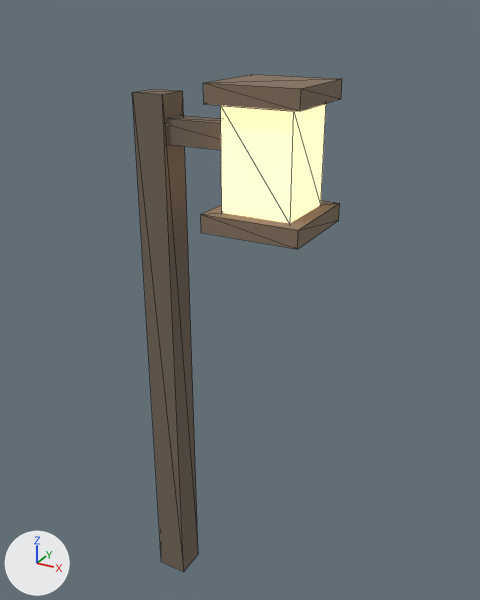
What one commit did to the glTF model public/models/lamp.glb.
One viewpoint serves both versions: a camera (50 mm lens) standing at (1.127, -1.577, 1.912) and looking at (0.22, 0.073, 1.087). Arrows for +X, +Y and +Z are at lower left; the lights stay in place. The older version comes first. Mesh edges are drawn as thin lines. Vertices at exactly the same position are counted once.

Names of what the first picture shows: 'lamp'.
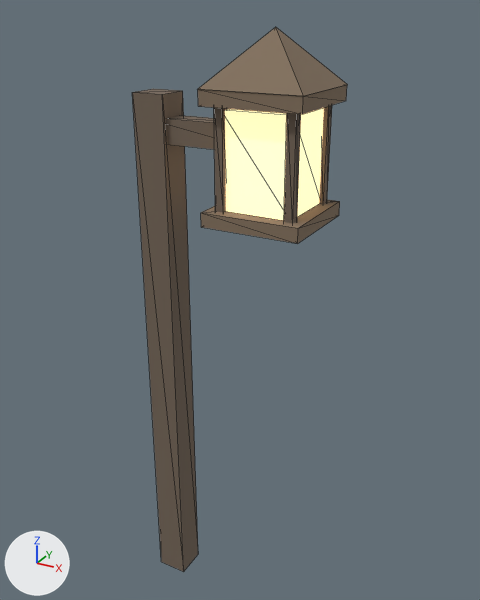
The change, as a diff of the scene's bpy script:
```diff
--- a/public/models/lamp.glb.py
+++ b/public/models/lamp.glb.py
@@ me_cube @@
 # verts and faces of me_cube; kept vertices keep their numbers, new ones are numbered from 40
-me_cube.from_pydata(...)  # 40 vertices, 60 faces; spans x -0.28..0.28, y -0.14..0.14, z 0.0..1.75
+me_cube.from_pydata(...)  # 85 vertices, 126 faces; spans x -0.28..0.28, y -0.14..0.14, z 0.0..1.87
+# me_cube part 1: a new loose piece, a box spanning x 0.222..0.247, y 0.087..0.113, z 1.4..1.7, in mat_lamppost (brown #736556)
+# me_cube part 2: a new loose piece, a box spanning x -0.006..0.274, y -0.14..0.14, z 1.69..1.73, in mat_lampcap (brown #83715d)
+# me_cube part 3: a new loose piece, a box spanning x -0.006..0.274, y -0.14..0.14, z 1.38..1.42, in mat_lampcap (brown #83715d)
+# me_cube part 4: a new loose piece, a box spanning x 0.03..0.23, y -0.1..0.1, z 1.42..1.68, in mat_lampglow (beige #ffddaa, glowing beige #ffddaa)
+# me_cube part 5
+verts[16] = (0.11, -0.03, 1.6)  # moved
+verts[17] = (0.11, -0.03, 1.72)  # moved
+verts[18] = (0.11, 0.03, 1.6)  # moved
+verts[19] = (0.11, 0.03, 1.72)  # moved
+verts[20] = (0.16, -0.03, 1.6)  # moved
+verts[21] = (0.16, -0.03, 1.72)  # moved
+verts[22] = (0.16, 0.03, 1.6)  # moved
+verts[23] = (0.16, 0.03, 1.72)  # moved
+verts[24] = (0.02, -0.11, 1.4)  # moved
+verts[25] = (0.02, -0.11, 1.7)  # moved
+verts[26] = (0.02, -0.09, 1.4)  # moved
+verts[27] = (0.02, -0.09, 1.7)  # moved
+verts[28] = (0.05, -0.11, 1.4)  # moved
+verts[29] = (0.05, -0.11, 1.7)  # moved
+verts[30] = (0.05, -0.09, 1.4)  # moved
+verts[31] = (0.05, -0.09, 1.7)  # moved
+verts[32] = (0.22, -0.11, 1.4)  # moved
+verts[33] = (0.22, -0.11, 1.7)  # moved
+verts[34] = (0.22, -0.09, 1.4)  # moved
+verts[35] = (0.22, -0.09, 1.7)  # moved
+verts[36] = (0.25, -0.11, 1.4)  # moved
+verts[37] = (0.25, -0.11, 1.7)  # moved
+verts[38] = (0.25, -0.09, 1.4)  # moved
+verts[39] = (0.25, -0.09, 1.7)  # moved
+verts[40] = (-0.01, 0.14, 1.73)
+verts[41] = (0.28, 0.14, 1.73)  # pixel (347, 84)
+verts[42] = (0.28, -0.14, 1.73)  # pixel (303, 96)
+verts[43] = (-0.01, -0.14, 1.73)  # pixel (197, 89)
+verts[44] = (0.13, 0.0, 1.87)  # pixel (275, 26)
+faces += [(40, 44, 41), (41, 44, 42), (40, 41, 42), (40, 42, 43), (42, 44, 43), (40, 43, 44)]  # mat_lampcap (brown #83715d)
+# me_cube part 6: 24 faces spanning x 0.02..0.16, y -0.11..0.03, z 1.4..1.72 switch from mat_lampcap (brown #83715d) to mat_lamppost (brown #736556)
+# me_cube part 7: 12 faces spanning x 0.22..0.25, y -0.11..-0.09, z 1.4..1.7 switch from mat_lampglow (beige #ffddaa, glowing beige #ffddaa) to mat_lamppost (brown #736556)
+# other edits to the shape of me_cube do not show in these pictures
@@ ob_lamp @@
 ob_lamp = bpy.data.objects.new('lamp', me_cube)
-ob_lamp.location = (0.225, 0.0, 0.0)
+ob_lamp.location = (0.226, 0.0, 0.0)
```

Boxes (x1, y1, x2, y2) around the edits, measured in the pictures (480 x 600 px):
'lamp', reshaped, moved (9% taller)
    before: (132, 74, 342, 572)
    after: (132, 27, 348, 572)
part 1 of me_cube, added (brown)
    after: (319, 105, 332, 205)
part 2 of me_cube, added (brown)
    after: (198, 85, 347, 114)
part 3 of me_cube, added (brown)
    after: (201, 200, 340, 244)
part 4 of me_cube, added (beige)
    after: (225, 108, 324, 220)
part 5 of me_cube, built on (brown)
    after: (198, 27, 348, 96)
part 6 of me_cube, recoloured
    before: (201, 74, 342, 249)
    after: (214, 108, 227, 213)
part 7 of me_cube, recoloured
    before: (221, 104, 326, 223)
    after: (284, 113, 301, 223)
